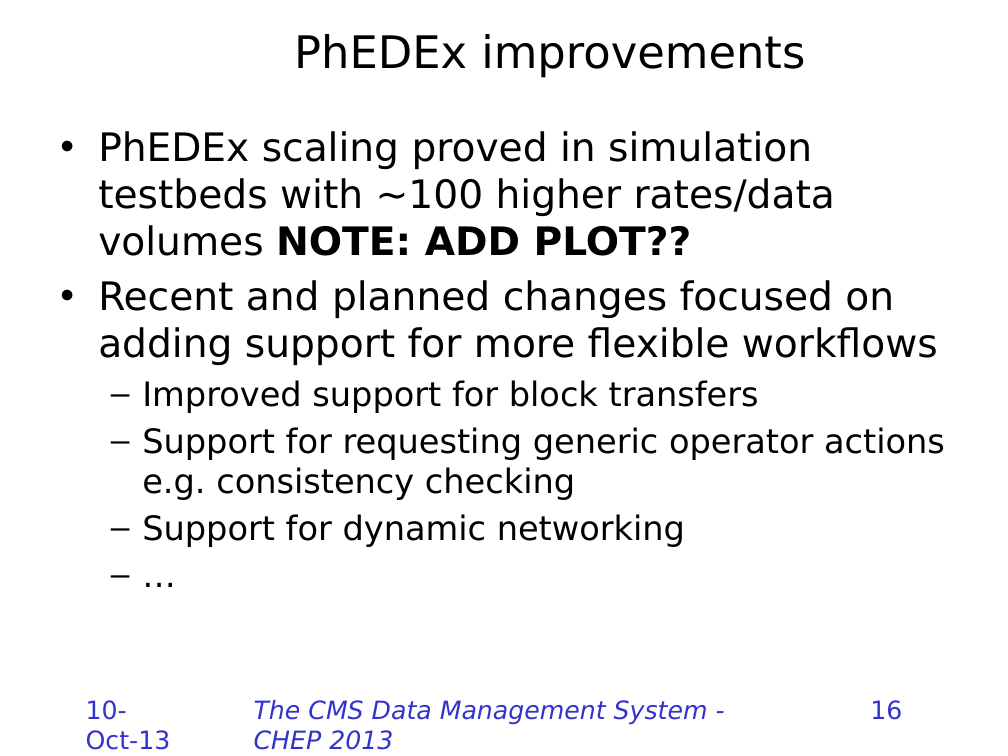
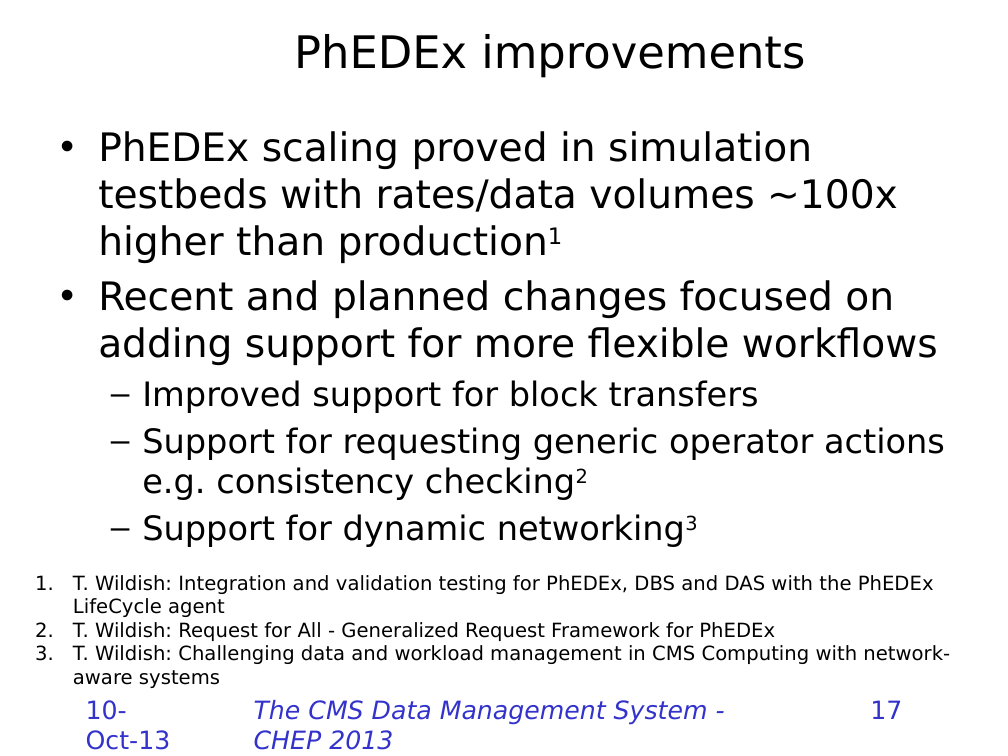
Before and after one commit to TonyWildish/CHEP-2013-DMWM, a slide deck: slide 17 of CMS-Data-Management/Slides/The CMS Data Management System.pptx (slide 16 before the commit). Drawn at 1008x756 pixels with LibreOffice and Linux fonts; fonts in the diff are those of the drawing; background and template pictures are left out. Boxes give left, top, right and bottom in pixels: in the first picture for what was removed or moved away, otherwise in the second. Text is boxed around its words. In the diff, an @@ line names an element or a change of style, - is before the commit and + after.

```diff
--- a/CMS-Data-Management/Slides/The CMS Data Management System.pptx
+++ b/CMS-Data-Management/Slides/The CMS Data Management System.pptx
@@ text at (98, 131, 898, 263): text changed @@
-• PhEDEx scaling proved in simulation testbeds with ~100 higher rates/data volumes NOTE: ADD PLOT??
+• PhEDEx scaling proved in simulation testbeds with rates/data volumes ~100x higher than production1
@@ text at (142, 427, 945, 547): text changed @@
-  – Support for requesting generic operator actions e.g. consistency checking
-  – Support for dynamic networking
-  – …
+  – Support for requesting generic operator actions e.g. consistency checking2
+  – Support for dynamic networking3
@@ text added at (73, 575, 950, 688), 14 pt, text #000000 @@
+1. T. Wildish: Integration and validation testing for PhEDEx, DBS and DAS with the PhEDEx LifeCycle agent
+2. T. Wildish: Request for All - Generalized Request Framework for PhEDEx
+3. T. Wildish: Challenging data and workload management in CMS Computing with network-aware systems
@@ page number at (870, 700, 902, 719): text changed @@
-16
+17
```
Also in this commit, not shown: 13 other slides changed, 1 slide added.
